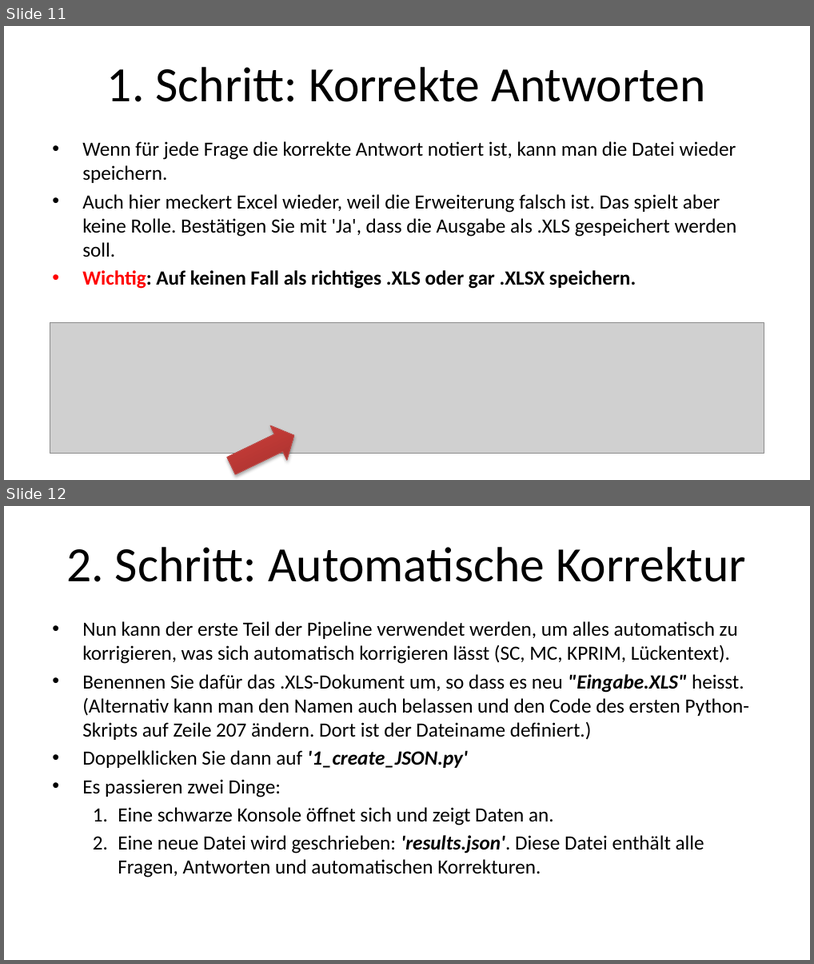
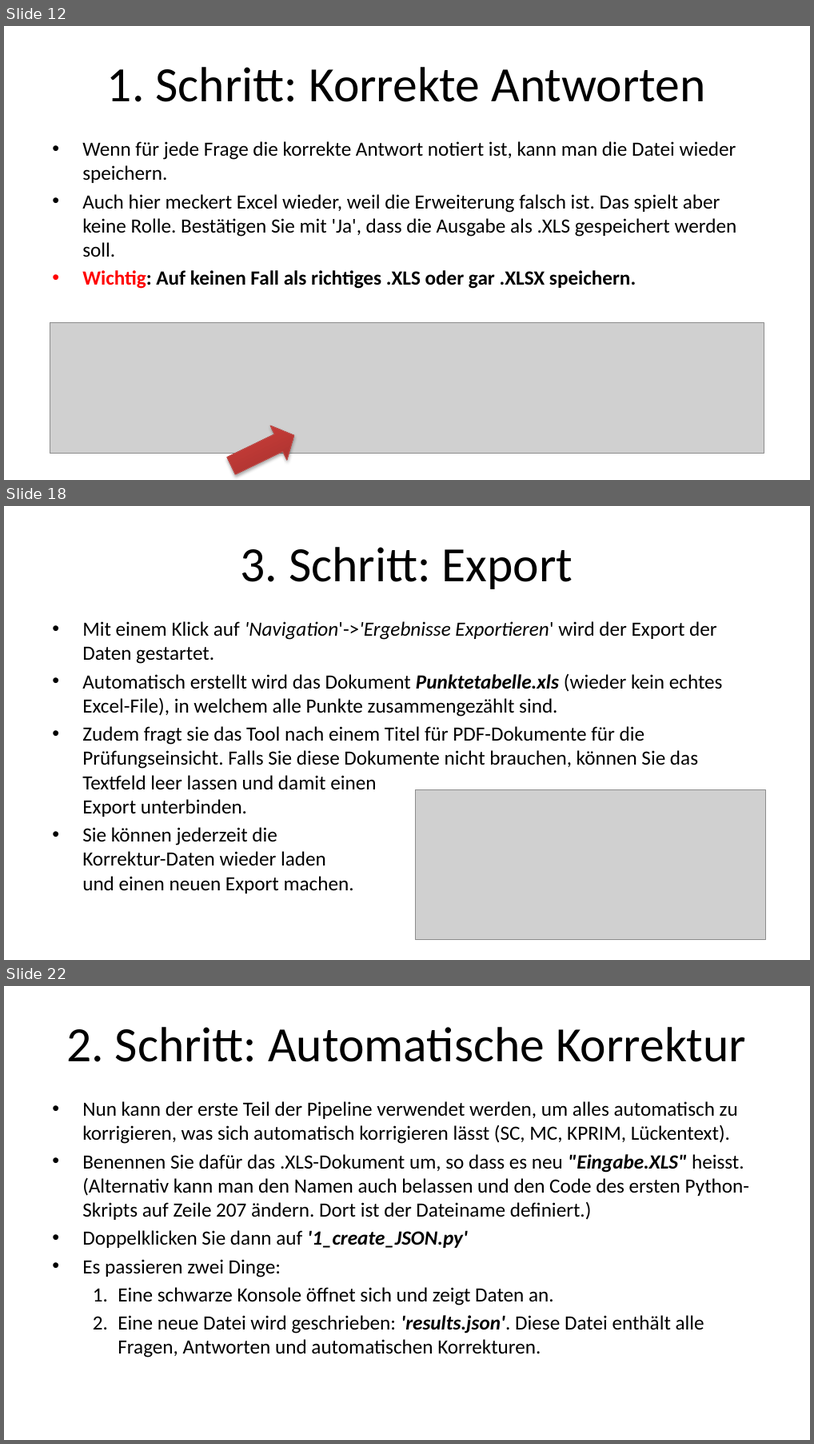
Before and after one commit to Tarlanc/Korrektur, a slide deck: Anleitung_Korrekturpipeline.pptx. Shown one above the other, each under a label of ours: slides 11 and 12 before the commit, slides 12, 18 and 22 after it; the slides between them are not shown. The pictures are 814x964 and 814x1444 pixels, drawn with LibreOffice and Linux fonts; fonts in the diff are those of the drawing; grey boxes stand for pictures. Boxes give left, top, right and bottom in pixels: in the first picture for what was removed or moved away, otherwise in the second. Text is boxed around its words. In the diff, an @@ line names an element or a change of style, - is before the commit and + after.

```diff
--- a/Anleitung_Korrekturpipeline.pptx
+++ b/Anleitung_Korrekturpipeline.pptx
@@ slide 18 added at (4,506,810,960), background #FFFFFF @@
@@ title added at (241,547,574,589), 44 pt, text #000000 @@
+3. Schritt: Export
@@ text added at (82,621,723,893), 18 pt, text #000000 @@
+• Mit einem Klick auf 'Navigation'->'Ergebnisse Exportieren' wird der Export der Daten gestartet.
+• Automatisch erstellt wird das Dokument Punktetabelle.xls (wieder kein echtes Excel-File), in welchem alle Punkte zusammengezählt sind.
+• Zudem fragt sie das Tool nach einem Titel für PDF-Dokumente für die Prüfungseinsicht. Falls Sie diese Dokumente nicht brauchen, können Sie das Textfeld leer lassen und damit einen
+  Export unterbinden.
+• Sie können jederzeit die
+  Korrektur-Daten wieder laden
+  und einen neuen Export machen.
@@ picture added at (416,790,766,939) @@
@@ what was slide 11 is now slide 12 @@
@@ what was slide 12 is now slide 22 @@
```
Also in this commit, not shown: 9 other slides added.
